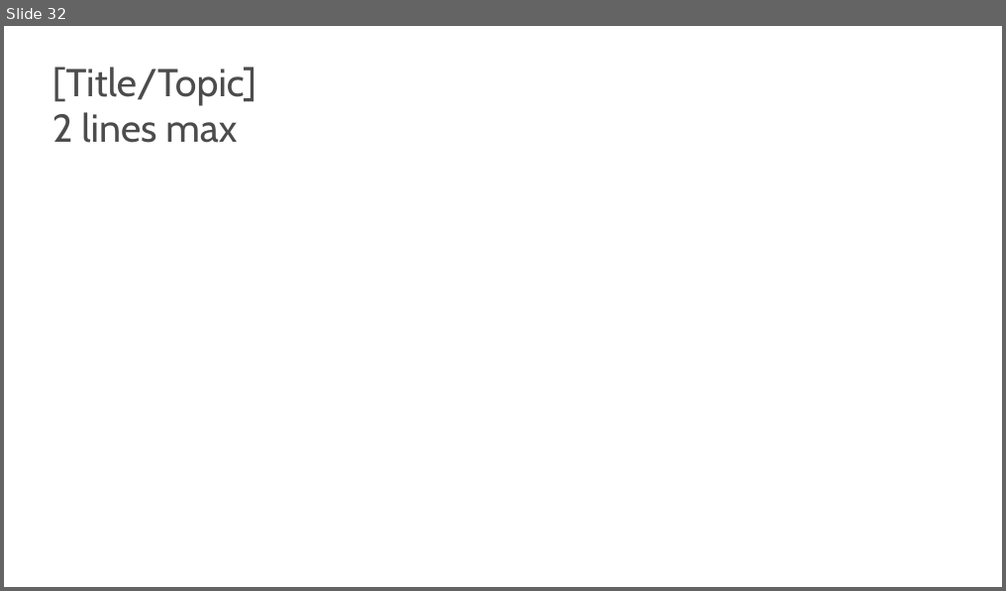
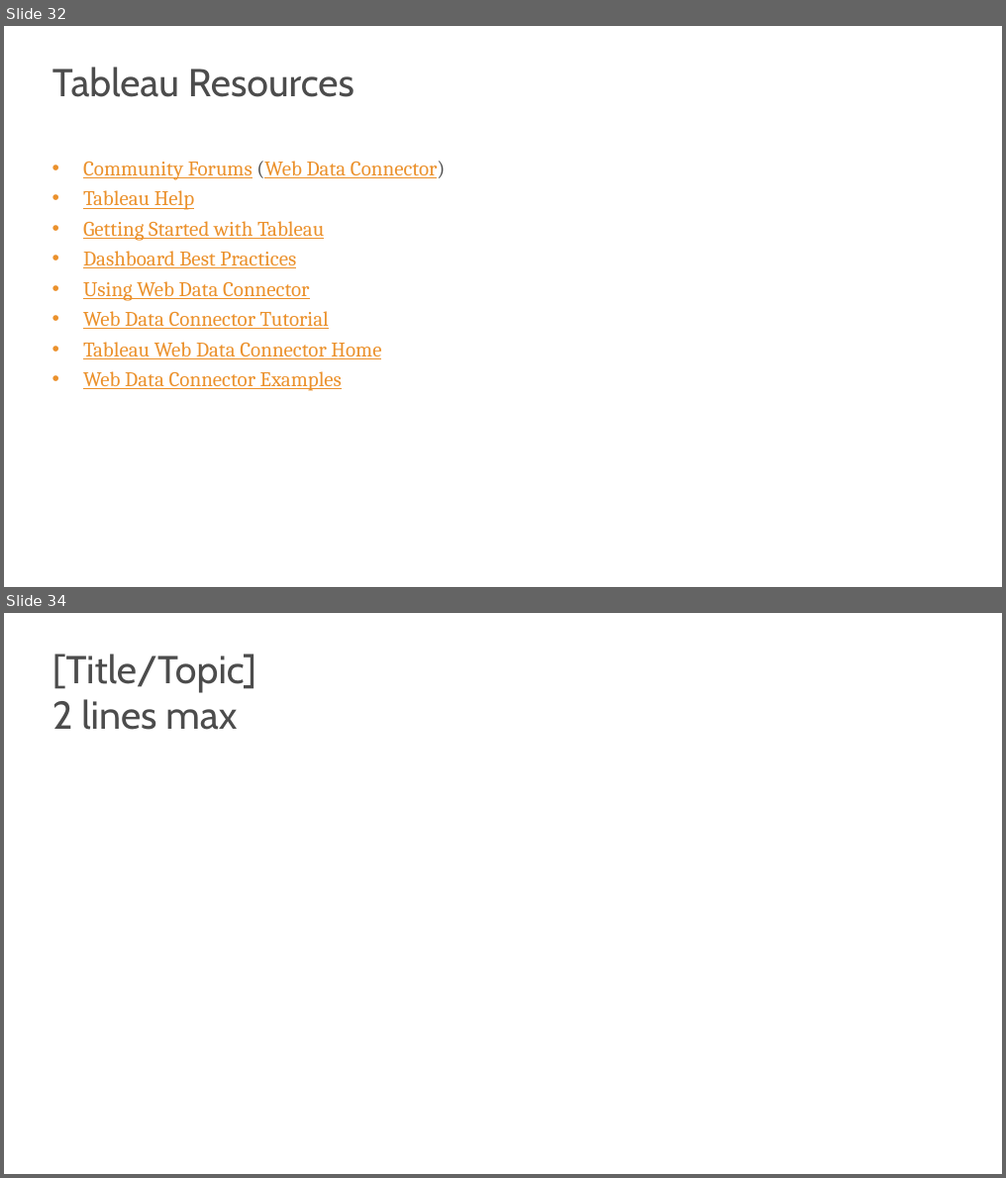
Before and after one commit to s-kyle-reed/data-lecture, a slide deck: lecture.pptx. Shown one above the other, each under a label of ours: slide 32 before the commit, slides 32 and 34 after it; the slides between them are not shown. The pictures are 1006x591 and 1006x1178 pixels, drawn with LibreOffice and Linux fonts; fonts in the diff are those of the drawing; background and template pictures are left out. Boxes give left, top, right and bottom in pixels: in the first picture for what was removed or moved away, otherwise in the second. Text is boxed around its words. In the diff, an @@ line names an element or a change of style, - is before the commit and + after.

Commit message:
added resources page

```diff
--- a/lecture.pptx
+++ b/lecture.pptx
@@ slide 32 added at (x1=4, y1=26, x2=1002, y2=587), background #FFFFFF @@
@@ text added at (x1=53, y1=67, x2=354, y2=97), 45 pt, text #4C4C4C @@
+Tableau Resources
@@ text added at (x1=83, y1=161, x2=446, y2=391), 24 pt, text #EB912C, underline @@
+• Community Forums (Web Data Connector)
+• Tableau Help
+• Getting Started with Tableau
+• Dashboard Best Practices
+• Using Web Data Connector
+• Web Data Connector Tutorial
+• Tableau Web Data Connector Home
+• Web Data Connector Examples
@@ what was slide 32 is now slide 34 @@
```
Also in this commit, not shown: 1 other slide added, 2 other files.
